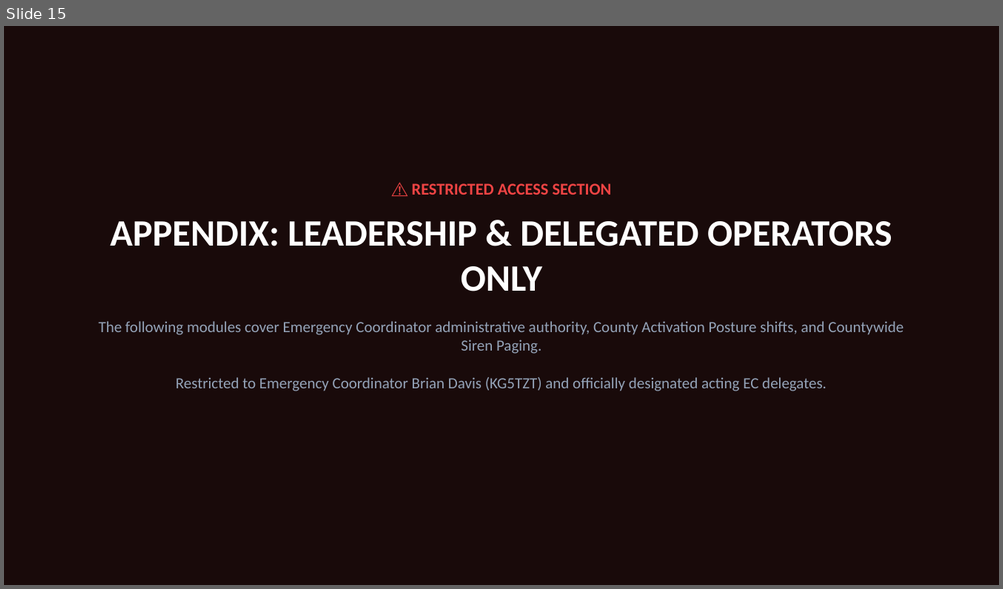
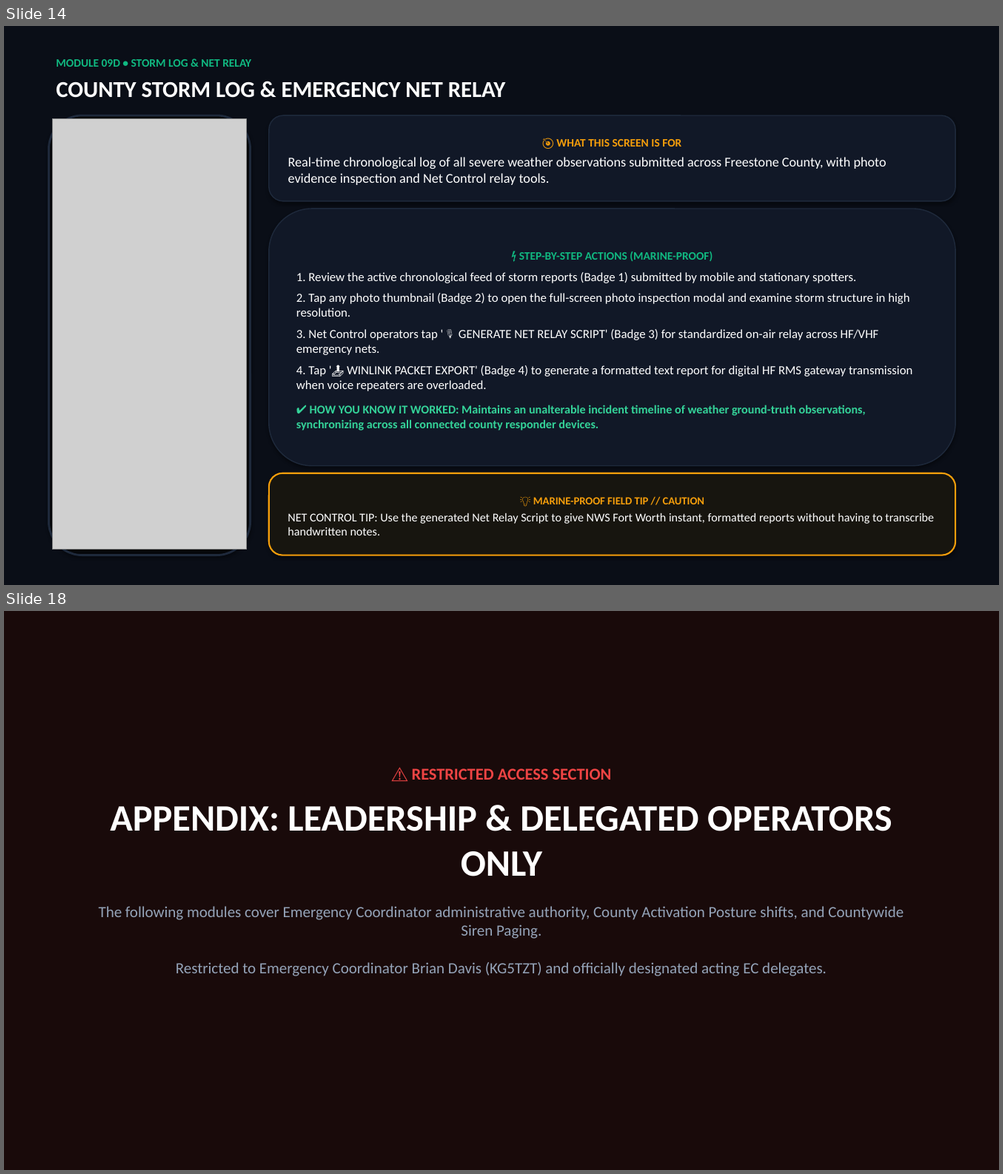
Before and after one commit to freestone-ares/freestone-ares-tactical, a slide deck: android_app/app/src/main/assets/Freestone_ARES_Tactical_User_Guide.pptx. Shown one above the other, each under a label of ours: slide 15 before the commit, slides 14 and 18 after it; the slides between them are not shown. The pictures are 1003x589 and 1003x1174 pixels, drawn with LibreOffice and Linux fonts; fonts in the diff are those of the drawing; grey boxes stand for pictures. Boxes give left, top, right and bottom in pixels: in the first picture for what was removed or moved away, otherwise in the second. Text is boxed around its words. In the diff, an @@ line names an element or a change of style, - is before the commit and + after.

Commit message:
docs: Update Marine-Proof User Guide to Build 69 (v7.9.17) with 4-subtab SKYWARN modules & in-app viewer

```diff
--- a/android_app/app/src/main/assets/Freestone_ARES_Tactical_User_Guide.pptx
+++ b/android_app/app/src/main/assets/Freestone_ARES_Tactical_User_Guide.pptx
@@ slide 14 added at [4,26,999,585], background #FFFFFF @@
@@ rectangle added at [4,26,999,585], fill #0A0E17 @@
@@ text added at [56,59,251,67], 11 pt, text #10B981, bold @@
+MODULE 09D • STORM LOG & NET RELAY
@@ text added at [56,82,505,98], 22 pt, text #FFFFFF, bold @@
+COUNTY STORM LOG & EMERGENCY NET RELAY
@@ rounded rectangle added at [48,116,250,556], fill #05070A, outline #1E293B 2 pt @@
@@ picture added at [53,119,247,550] @@
@@ rounded rectangle added at [269,116,956,201], fill #111827, outline #1E293B 1 pt, 13 pt, text #FFFFFF @@
+🎯 WHAT THIS SCREEN IS FOR
+Real-time chronological log of all severe weather observations submitted across Freestone County, with photo evidence inspection and Net Control relay tools.
@@ rounded rectangle added at [269,209,956,466], fill #111827, outline #1E293B 1 pt, 12 pt, text #FFFFFF @@
+⚡ STEP-BY-STEP ACTIONS (MARINE-PROOF)
+1. Review the active chronological feed of storm reports (Badge 1) submitted by mobile and stationary spotters.
+2. Tap any photo thumbnail (Badge 2) to open the full-screen photo inspection modal and examine storm structure in high resolution.
+3. Net Control operators tap '🎙️ GENERATE NET RELAY SCRIPT' (Badge 3) for standardized on-air relay across HF/VHF emergency nets.
+4. Tap '📤 WINLINK PACKET EXPORT' (Badge 4) to generate a formatted text report for digital HF RMS gateway transmission when voice repeaters are overloaded.
+✔ HOW YOU KNOW IT WORKED: Maintains an unalterable incident timeline of weather ground-truth observations, synchronizing across all connected county responder devices.
@@ rounded rectangle added at [269,474,956,556], fill #17150F, outline #F59E0B 1.5 pt, 11.5 pt, text #FFFFFF @@
+💡 MARINE-PROOF FIELD TIP // CAUTION
+NET CONTROL TIP: Use the generated Net Relay Script to give NWS Fort Worth instant, formatted reports without having to transcribe handwritten notes.
@@ what was slide 15 is now slide 18 @@
```
Also in this commit, not shown: 2 slides changed, 2 other slides added, 59 other files.
